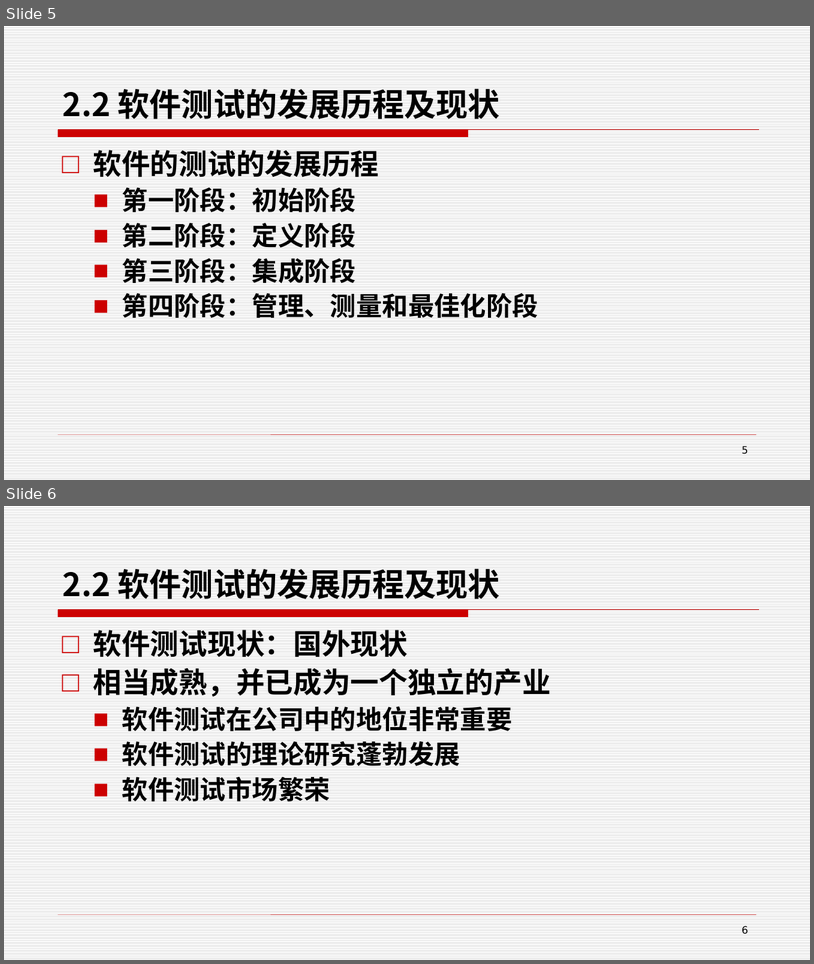
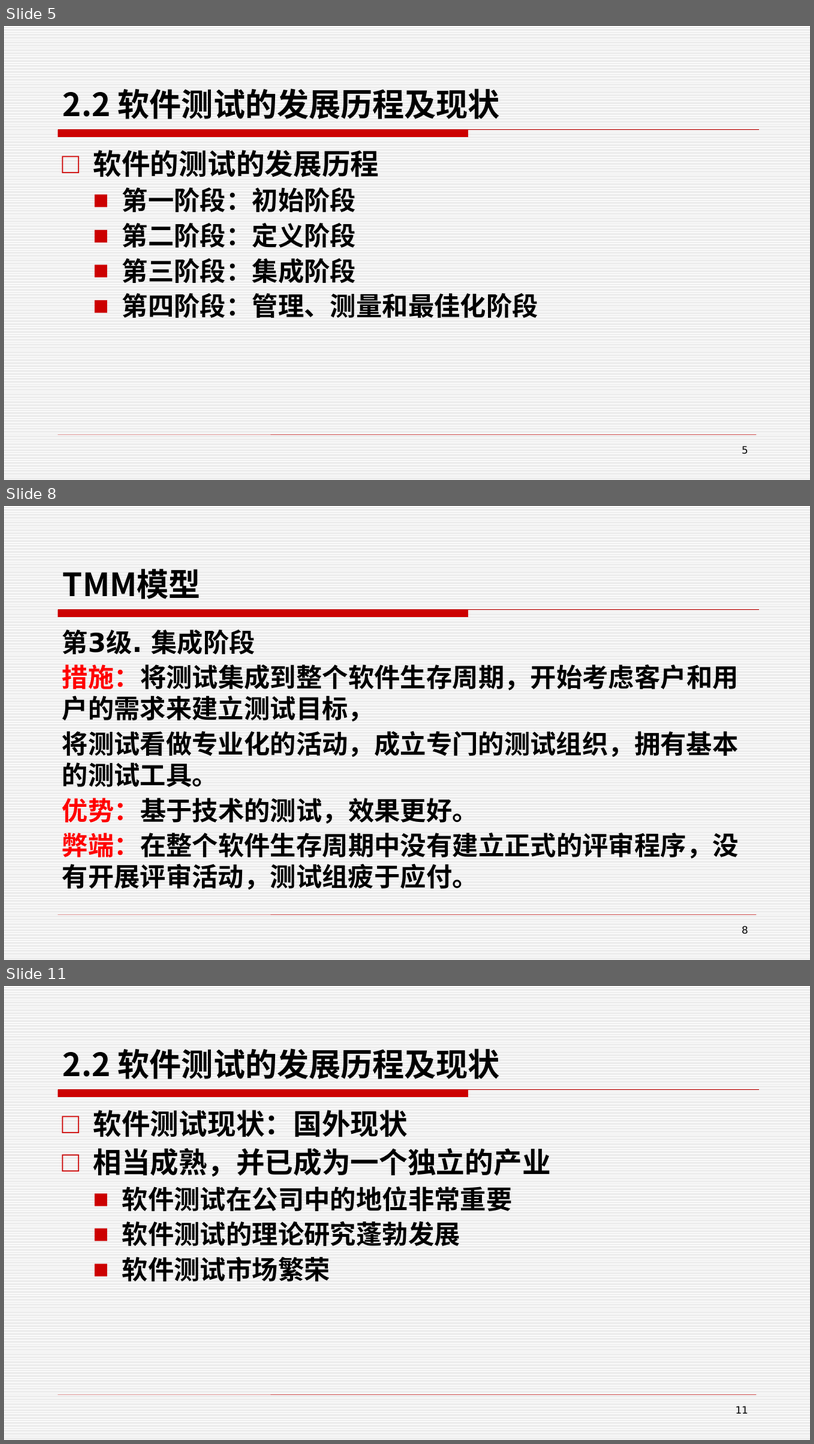
Before and after one commit to edu2act/course-foundation-software-tesing, a slide deck: PPT/第一部分 软件测试概述/2 软件测试背景.pptx. Shown one above the other, each under a label of ours: slides 5 and 6 before the commit, slides 5, 8 and 11 after it; the slides between them are not shown. The pictures are 814x964 and 814x1444 pixels, drawn with LibreOffice and Linux fonts; fonts in the diff are those of the drawing. Boxes give left, top, right and bottom in pixels: in the first picture for what was removed or moved away, otherwise in the second. Text is boxed around its words. In the diff, an @@ line names an element or a change of style, - is before the commit and + after.

```diff
--- a/PPT/第一部分 软件测试概述/2 软件测试背景.pptx
+++ b/PPT/第一部分 软件测试概述/2 软件测试背景.pptx
@@ slide 8 added at bbox=[4, 506, 810, 960], background pattern #DDDDDD on #FFFFFF; not listed: 2 template elements that a slide beside it also shows @@
@@ title added at bbox=[63, 569, 201, 599], 28.5 pt, text #000000, bold @@
+TMM模型
@@ text added at bbox=[62, 630, 739, 889], 23.2 pt, text #000000, bold @@
+第3级. 集成阶段
+措施：将测试集成到整个软件生存周期，开始考虑客户和用户的需求来建立测试目标，
+将测试看做专业化的活动，成立专门的测试组织，拥有基本的测试工具。
+优势：基于技术的测试，效果更好。
+弊端：在整个软件生存周期中没有建立正式的评审程序，没有开展评审活动，测试组疲于应付。
@@ page number added at bbox=[742, 925, 749, 933], 9 pt, text #000000 @@
+8
@@ what was slide 6 is now slide 11 @@
@@ page number at bbox=[736, 1406, 749, 1413]: text changed @@
-6
+11
```
Also in this commit, not shown: 3 slides changed, 4 other slides added, 7 other files.
